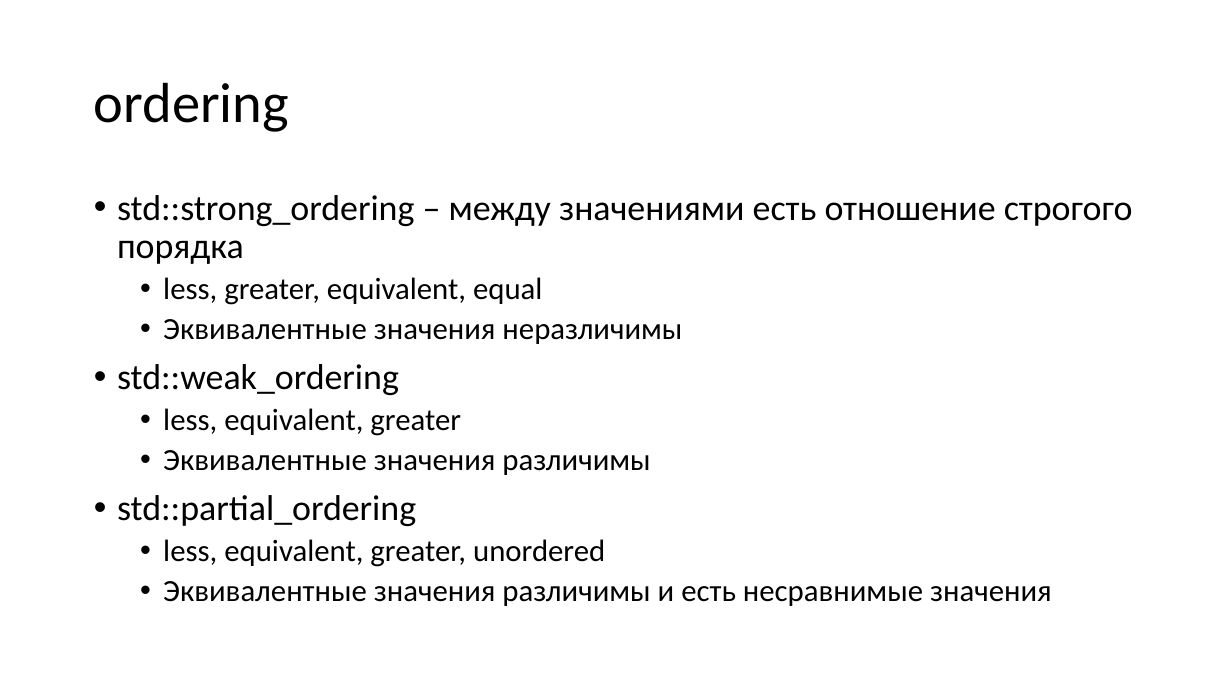
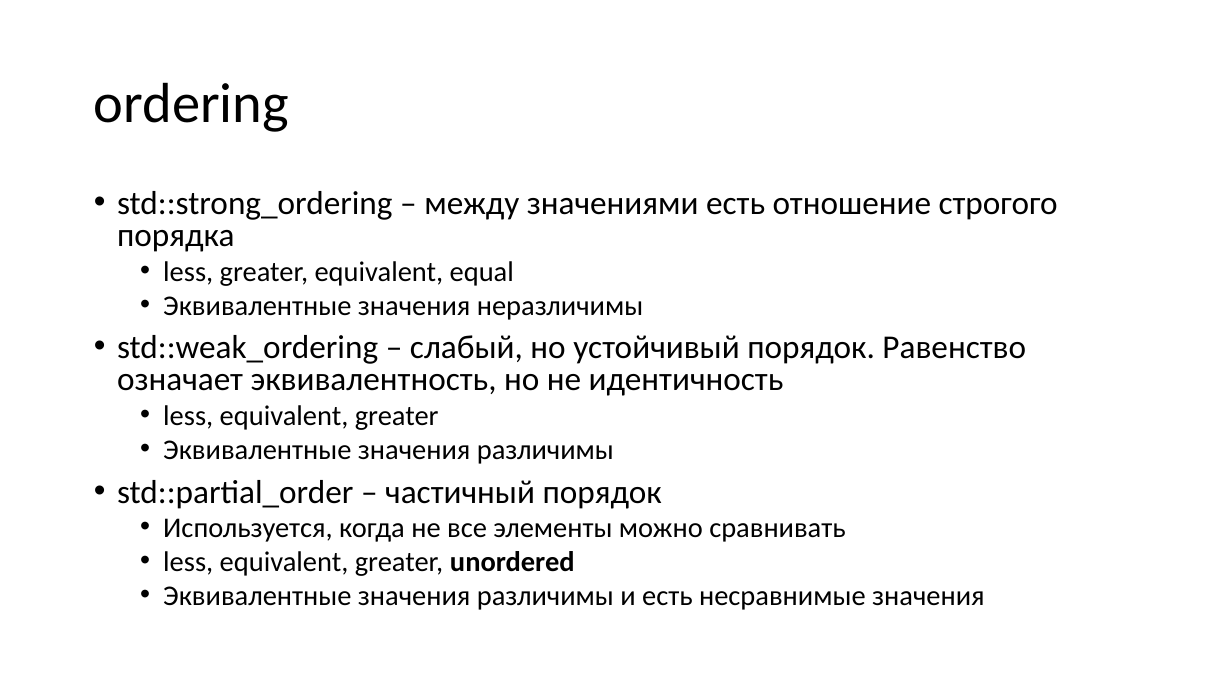
Before and after one commit to alexey-malov/oop, a slide deck: slide 28 of lectures/04/Дружественные функции и классы. Перегрузка операций.pptx (slide 39 before the commit). Drawn at 1232x693 pixels with LibreOffice and Linux fonts; fonts in the diff are those of the drawing. Boxes give left, top, right and bottom in pixels: in the first picture for what was removed or moved away, otherwise in the second. Text is boxed around its words. In the diff, an @@ line names an element or a change of style, - is before the commit and + after.

```diff
--- a/lectures/04/Дружественные функции и классы. Перегрузка операций.pptx
+++ b/lectures/04/Дружественные функции и классы. Перегрузка операций.pptx
@@ text at [117, 191, 1058, 610]: size 28 to 25.9 pt in "std::strong_ordering – между значениями есть отношение строг ..."; size 24 to 22.2 pt in "less, greater, equivalent, equal", "Эквивалентные значения неразличимы", "less, equivalent, greater", "Эквивалентные значения различимы" and 2 more places; bold on in "unordered"; line spacing 0.9 to 0.8 @@
@@ text at [117, 335, 1026, 396]: text changed; size 28 to 25.9 pt @@
-• std::weak_ordering
+• std::weak_ordering – слабый, но устойчивый порядок. Равенство означает эквивалентность, но не идентичность
@@ text at [117, 480, 845, 542]: text changed; size 28 to 22.2 pt @@
-• std::partial_ordering
+• std::partial_order – частичный порядок
+  • Используется, когда не все элементы можно сравнивать
```
Also in this commit, not shown: 27 other slides changed, 6 slides added, 17 slides removed.
